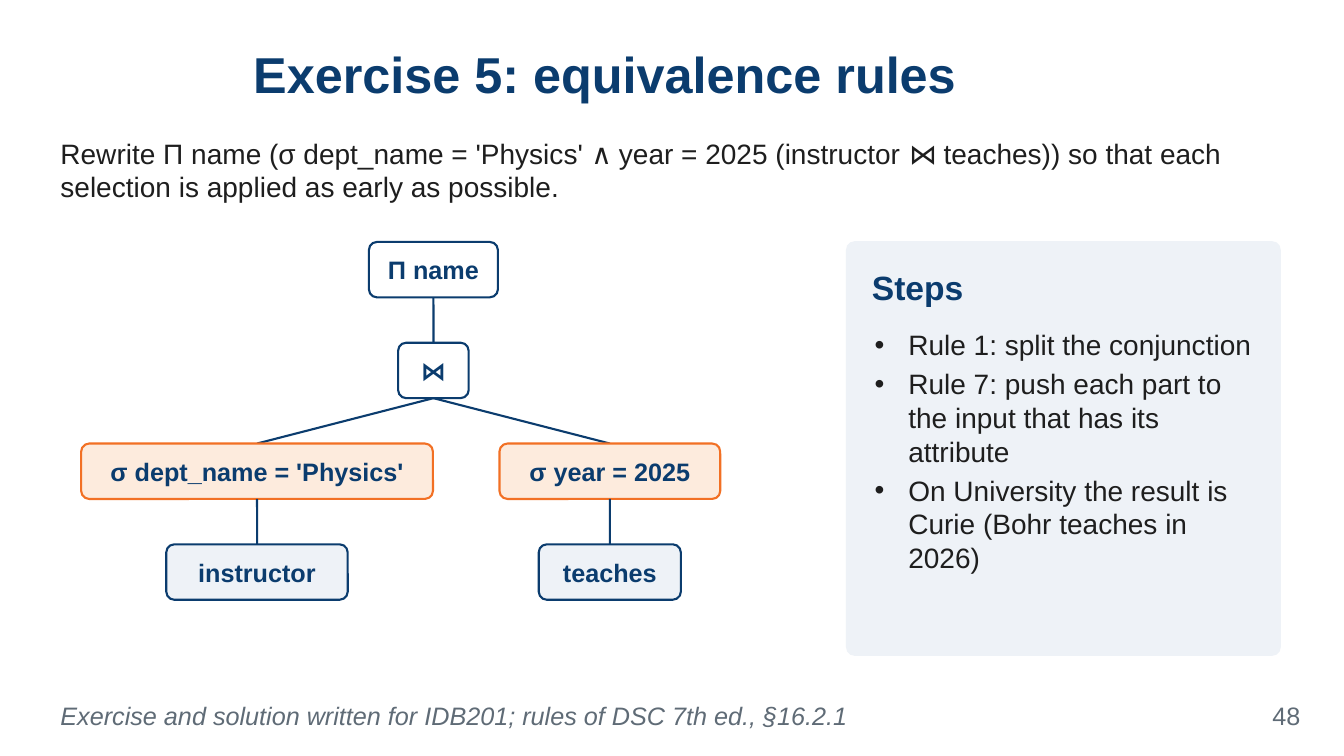
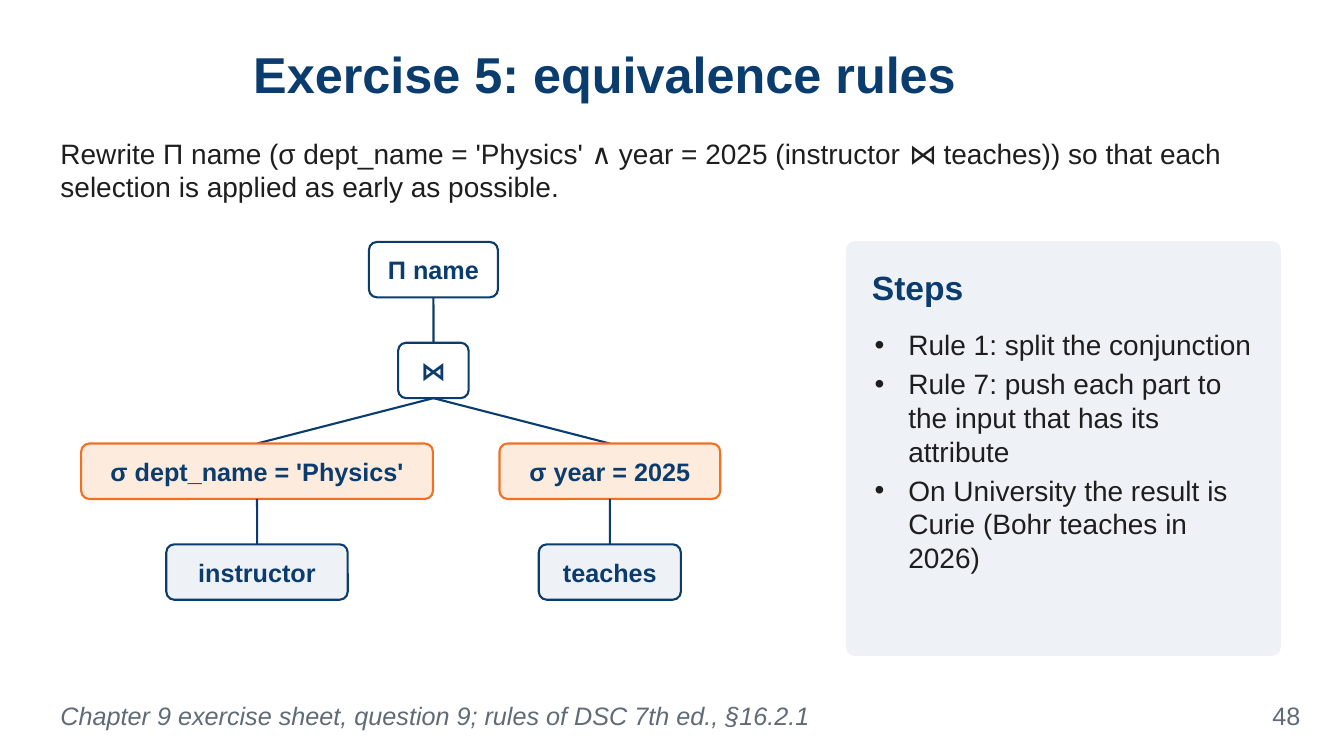
Before and after one commit to VanTTN2/IDB202, a slide deck: slide 48 of IDB201_ket-qua-sua_lan1_1/6_slides/Chapter_9.pptx. Drawn at 1344x756 pixels with LibreOffice and Linux fonts; fonts in the diff are those of the drawing; background and template pictures are left out. Boxes give left, top, right and bottom in pixels: in the first picture for what was removed or moved away, otherwise in the second. Text is boxed around its words. In the diff, an @@ line names an element or a change of style, - is before the commit and + after.

```diff
--- a/IDB201_ket-qua-sua_lan1_1/6_slides/Chapter_9.pptx
+++ b/IDB201_ket-qua-sua_lan1_1/6_slides/Chapter_9.pptx
@@ text at (x1=60, y1=706, x2=809, y2=730): text changed @@
-Exercise and solution written for IDB201; rules of DSC 7th ed., §16.2.1
+Chapter 9 exercise sheet, question 9; rules of DSC 7th ed., §16.2.1
```
Also in this commit, not shown: 6 other slides changed, 23 other files.
